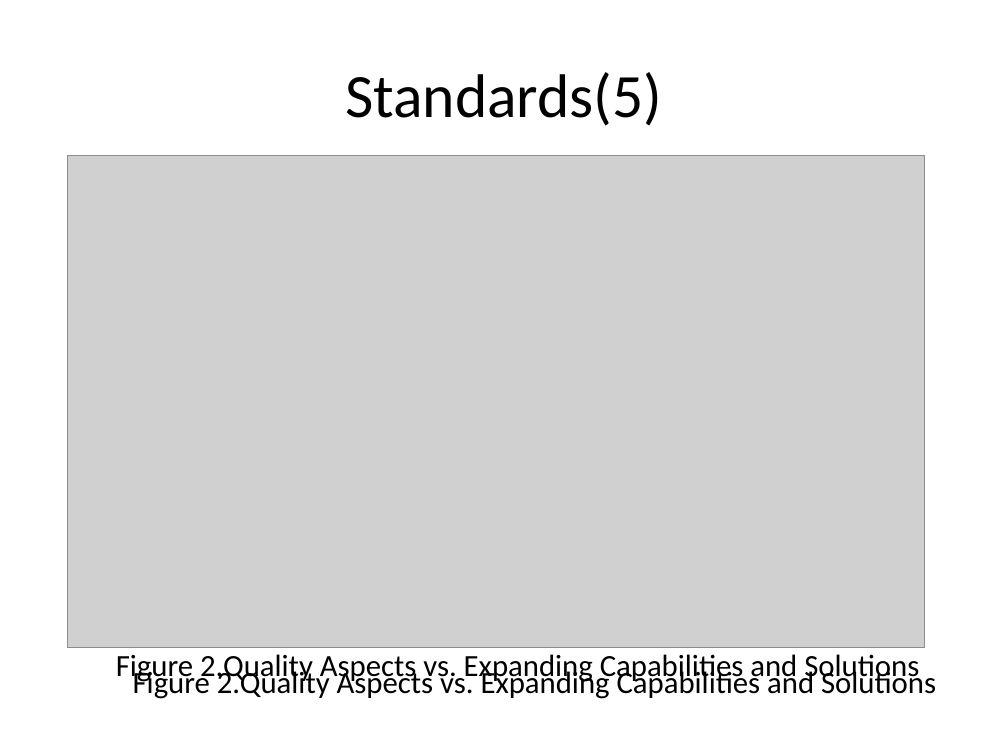
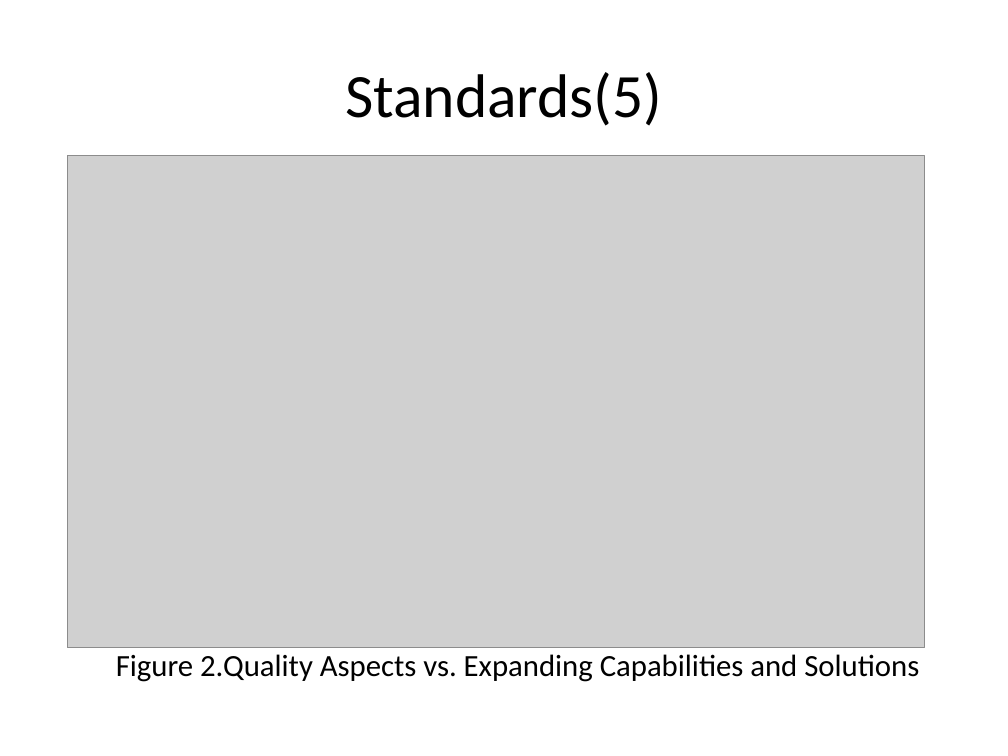
Before and after one commit to J2EEBeliever/INFS-774-LFreeman-JWang-NVilailack, a slide deck: slide 7 of INFS 774 Junxiang Technical Architecture.pptx. Drawn at 1008x756 pixels with LibreOffice and Linux fonts; fonts in the diff are those of the drawing; grey boxes stand for pictures; background and template pictures are left out. Boxes give left, top, right and bottom in pixels: in the first picture for what was removed or moved away, otherwise in the second. Text is boxed around its words. In the diff, an @@ line names an element or a change of style, - is before the commit and + after.

```diff
--- a/INFS 774 Junxiang Technical Architecture.pptx
+++ b/INFS 774 Junxiang Technical Architecture.pptx
@@ text removed at bbox=[133, 667, 936, 699] @@
-Figure 2.Quality Aspects vs. Expanding Capabilities and Solutions
```
Also in this commit, not shown: 2 other slides changed, 6 slides removed, 1 other file.
